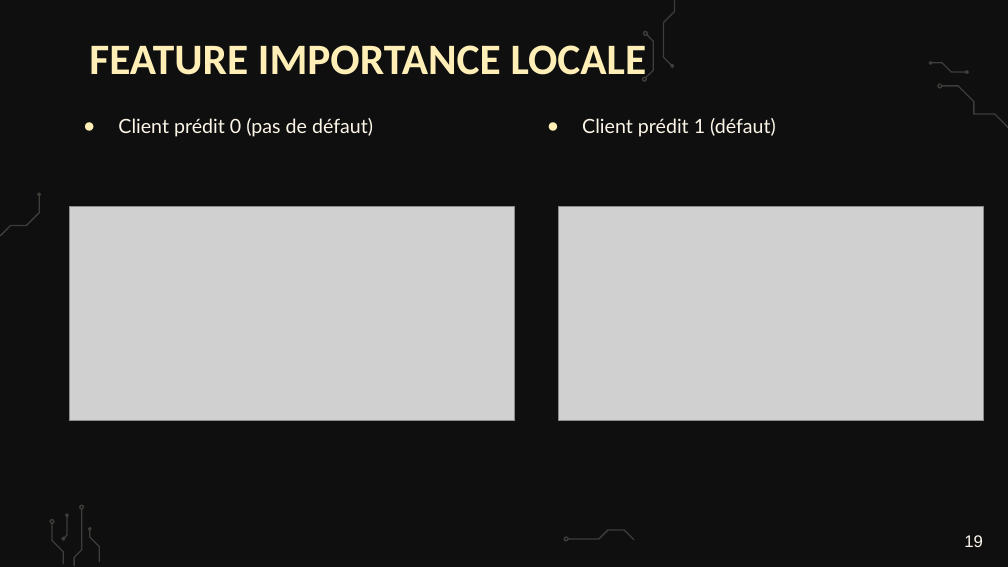
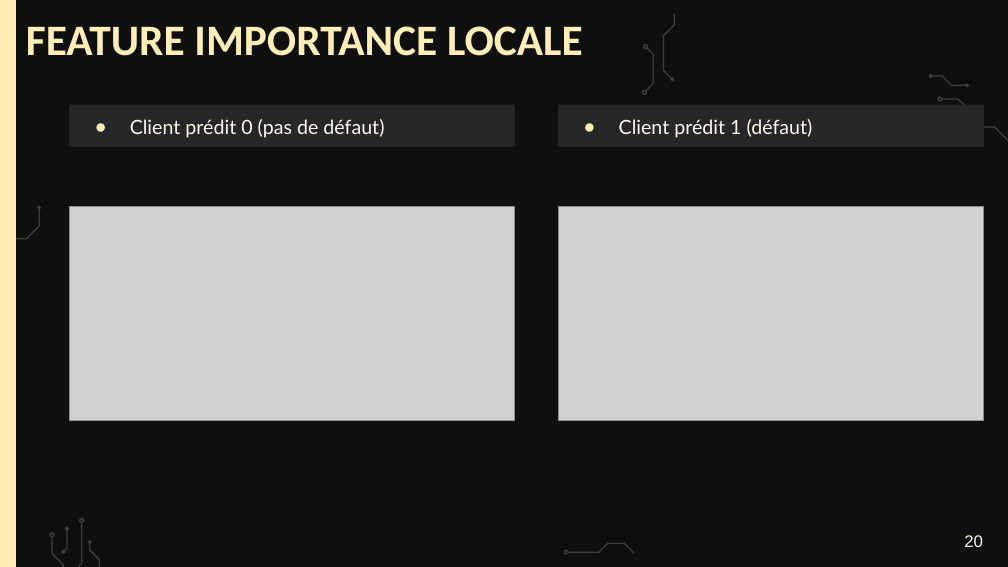
Before and after one commit to webew/api-oc-projet7, a slide deck: slide 20 of Fillion_Bertrand_6_presentation_022026.pptx (slide 19 before the commit). Drawn at 1008x567 pixels with LibreOffice and Linux fonts; fonts in the diff are those of the drawing; grey boxes stand for pictures; background and template pictures are left out. Boxes give left, top, right and bottom in pixels: in the first picture for what was removed or moved away, otherwise in the second. Text is boxed around its words. In the diff, an @@ line names an element or a change of style, - is before the commit and + after.

```diff
--- a/Fillion_Bertrand_6_presentation_022026.pptx
+++ b/Fillion_Bertrand_6_presentation_022026.pptx
@@ rectangle added at [0,0,16,566], fill #FFEFB7 @@
@@ title "FEATURE IMPORTANCE LOCALE" rewrapped from [89,45,647,82] to [26,26,583,56] @@
@@ subtitle "Client prédit 0 (pas de ...": place and size @@
-subtitle "Client prédit 0 (pas de ..." at [118,118,373,137]
+subtitle "Client prédit 0 (pas de ..." at [70,105,515,147]
@@ subtitle "Client prédit 0 (pas de ..." at [70,105,515,147]: fill none to #272727 @@
@@ rectangle "Client prédit 1 (défaut)" at [558,105,984,147]: fill none to #272727 @@
@@ rectangle "Client prédit 1 (défaut)": place and size @@
-rectangle "Client prédit 1 (défaut)" at [582,118,776,137]
+rectangle "Client prédit 1 (défaut)" at [558,105,984,147]
@@ 10 freeform shapes: place and size @@
-10 freeform shapes at [0,0,1008,566]
+10 freeform shapes at [0,13,1008,567]
@@ page number at [964,535,983,547]: text changed @@
-19
+20
```
Also in this commit, not shown: 26 other slides changed, 3 slides added.
